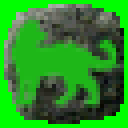
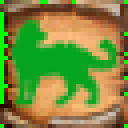
Revision of a layered 128px x 128px image; what changed, layer by layer:
renamed "summoncats.png" to "summoncatsv2 - Copy.png", painted on it over [8,16,120,108]
showed "Spell-A BGND" over [0,0,128,128]
hid "Spell-B BGND" over [0,0,128,128]
